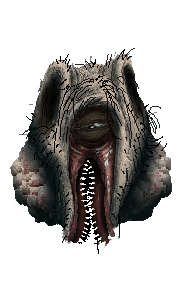
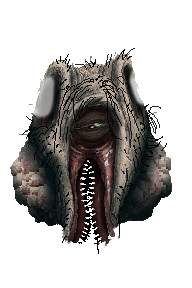
Layer changes from the first 192px x 288px image to the second:
painted on "upperLips" over [29, 68, 149, 120]
